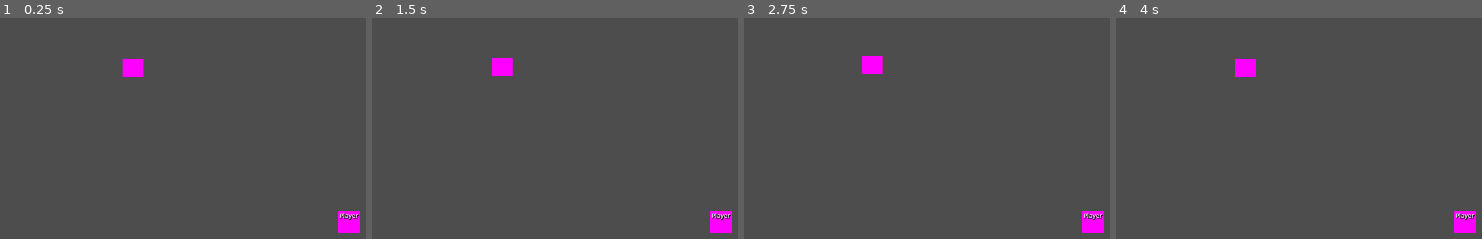
Above: before the commit, frames 1-4 (left to right).
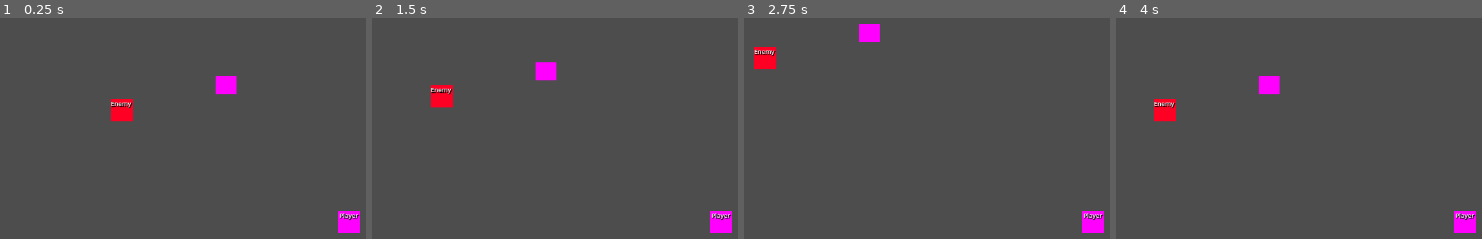
Above: after the commit, the same moments.

Repository: Amnoshield/Recycled-Cybernetics
Game: Godot game, scene res://levels/test_scene.tscn
Same seed, same stepped clock (60 frames per second), same inputs: the game is played once before the commit and once after it.
Inputs:
- Up to frame 1 (0.25 s): no input
- Up to frame 2 (1.5 s): tap Enter at 0.5 s; hold D (right) 0.53-1.28 s; hold S (down) from 1.28 s (still down)
- Up to frame 3 (2.75 s): release S (down) at 2.03 s; hold D (right) from 2.03 s (still down)
- Up to frame 4 (4 s): release D (right) at 2.78 s; hold W (up) 2.78-3.53 s; hold A (left) from 3.53 s (still down)

The runs differ from the first frame. In frame 1, 1.6% of the frame differs, in the area x 30-65%, y 18-48%; in frame 2, 1.6%, in the area x 15-51%, y 18-41%; in frame 3, 1.6%; in frame 4, 1.6%.

Commit message:
quick save after working on AI

Diff:
--- a/levels/test_scene.tscn
+++ b/levels/test_scene.tscn
@@ -1,20 +1,19 @@
 [gd_scene load_steps=4 format=3 uid="uid://hyckbp12hyty"]
 
 [ext_resource type="PackedScene" uid="uid://dj2adqdmn3iqk" path="res://objects/player.tscn" id="1_qjf0g"]
-
-[sub_resource type="TileSet" id="TileSet_7tw56"]
+[ext_resource type="PackedScene" uid="uid://tgk8gnfdri4a" path="res://objects/enemy.tscn" id="2_rvdcj"]
 
 [sub_resource type="PlaceholderTexture2D" id="PlaceholderTexture2D_06lub"]
 
 [node name="test_scene" type="Node2D"]
 
 [node name="Player" parent="." instance=ExtResource("1_qjf0g")]
-position = Vector2(311, 222)
-
-[node name="TileMap" type="TileMap" parent="."]
-tile_set = SubResource("TileSet_7tw56")
-format = 2
+position = Vector2(421, 265)
 
 [node name="Sprite2D" type="Sprite2D" parent="."]
+position = Vector2(243.943, 67.8232)
 scale = Vector2(30, 26)
 texture = SubResource("PlaceholderTexture2D_06lub")
+
+[node name="enemy" parent="." instance=ExtResource("2_rvdcj")]
+position = Vector2(94, 104)
--- a/objects/enemy.gd
+++ b/objects/enemy.gd
@@ -1,17 +1,28 @@
-extends Node2D
+extends CharacterBody2D
 
 @onready var nav:NavigationAgent2D = $NavigationAgent2D
 @export var AI_update_speed = 1
+@export var speed = 5
+
 
 func _ready():
-	$"Ai update".wait_time = AI_update_speed
+	$"Ai update".start(AI_update_speed)
+
 
 func _physics_process(delta):
-	nav.get_next_path_position()
+	var global_pos = nav.get_next_path_position()
+	var relitive_pos:Vector2 = global_pos-position
+
+	print(global_pos, relitive_pos, velocity)
+
+	velocity = relitive_pos.limit_length(speed)
+	move_and_slide()
+
 
 
 func make_path(position:Vector2):
 	nav.set_target_position(position)
 
+
 func _on_ai_update_timeout():
-	#make_path()
+	make_path(get_node("../Player").position)
--- a/objects/enemy.tscn
+++ b/objects/enemy.tscn
@@ -12,12 +12,15 @@
 [sub_resource type="RectangleShape2D" id="RectangleShape2D_x76qg"]
 size = Vector2(32, 32)
 
-[node name="enemy" type="Node2D"]
+[node name="enemy" type="CharacterBody2D"]
+collision_layer = 4
+platform_on_leave = 2
+platform_floor_layers = 4294967040
 script = ExtResource("1_ej2j7")
-AI_update_speed = null
+speed = 25
 
 [node name="Sprite2D" type="Sprite2D" parent="."]
-modulate = Color(1, 0, 0, 1)
+modulate = Color(0.997072, 0, 0.142165, 1)
 texture = SubResource("PlaceholderTexture2D_foq3r")
 
 [node name="Label" type="Label" parent="."]
@@ -28,15 +31,13 @@
 text = "Enemy"
 label_settings = SubResource("LabelSettings_41dxn")
 
-[node name="Area2D" type="Area2D" parent="."]
-collision_layer = 4
-collision_mask = 2
-
-[node name="CollisionShape2D" type="CollisionShape2D" parent="Area2D"]
-shape = SubResource("RectangleShape2D_x76qg")
-
 [node name="NavigationAgent2D" type="NavigationAgent2D" parent="."]
+avoidance_layers = 2
+avoidance_mask = 2
 
 [node name="Ai update" type="Timer" parent="."]
 
+[node name="CollisionShape2D" type="CollisionShape2D" parent="."]
+shape = SubResource("RectangleShape2D_x76qg")
+
 [connection signal="timeout" from="Ai update" to="." method="_on_ai_update_timeout"]
--- a/objects/player.tscn
+++ b/objects/player.tscn
@@ -12,19 +12,20 @@
 font_size = 9
 shadow_color = Color(0, 0, 0, 1)
 
-[node name="Player" type="Node2D"]
+[node name="Player" type="CharacterBody2D"]
+collision_mask = 2
+platform_on_leave = 2
+platform_floor_layers = 4294967040
+script = ExtResource("1_pjd8b")
+speed = 100
 
-[node name="CharacterBody2D" type="CharacterBody2D" parent="."]
-collision_mask = 2
-script = ExtResource("1_pjd8b")
-
-[node name="CollisionShape2D" type="CollisionShape2D" parent="CharacterBody2D"]
+[node name="CollisionShape2D" type="CollisionShape2D" parent="."]
 shape = SubResource("RectangleShape2D_mj8nb")
 
-[node name="Sprite2D" type="Sprite2D" parent="CharacterBody2D"]
+[node name="Sprite2D" type="Sprite2D" parent="."]
 texture = SubResource("PlaceholderTexture2D_7m08q")
 
-[node name="Label" type="Label" parent="CharacterBody2D/Sprite2D"]
+[node name="Label" type="Label" parent="Sprite2D"]
 offset_left = -14.0
 offset_top = -16.0
 offset_right = 14.0
@@ -32,4 +33,4 @@
 text = "Player"
 label_settings = SubResource("LabelSettings_1mdqv")
 
-[node name="Camera2D" type="Camera2D" parent="CharacterBody2D"]
+[node name="Camera2D" type="Camera2D" parent="."]
--- a/project.godot
+++ b/project.godot
@@ -18,7 +18,6 @@
 [display]
 
 window/stretch/mode="viewport"
-window/stretch/aspect="ignore"
 
 [input]
 
@@ -57,6 +56,8 @@
 2d_physics/layer_1="player"
 2d_physics/layer_2="walls"
 2d_physics/layer_3="enemys"
+avoidance/layer_1="Player"
+avoidance/layer_2="Enemy"
 
 [rendering]
 
